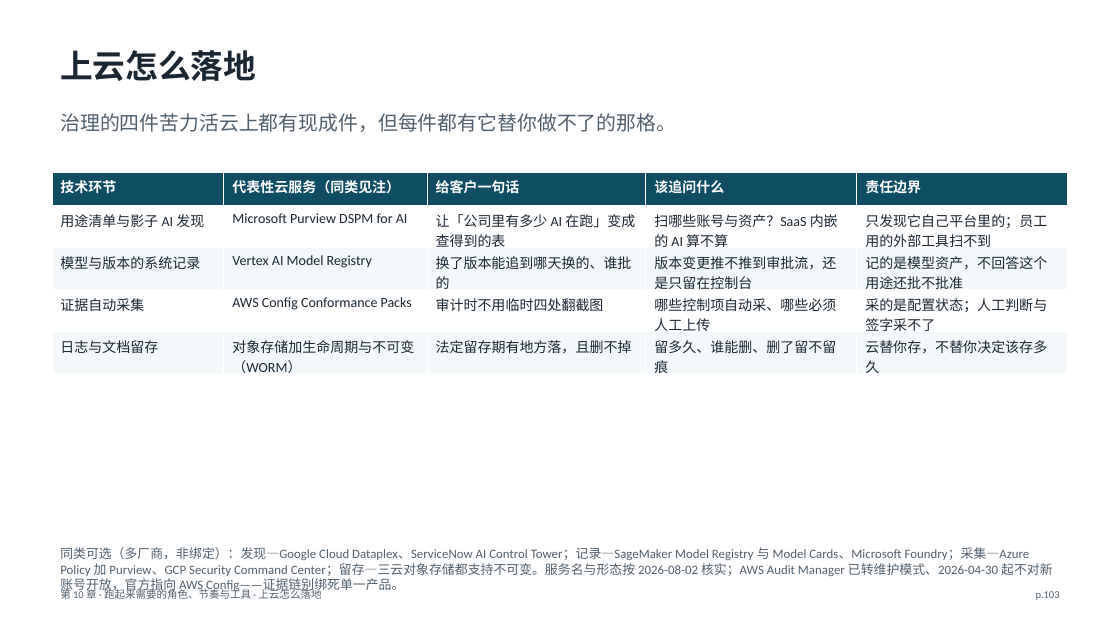
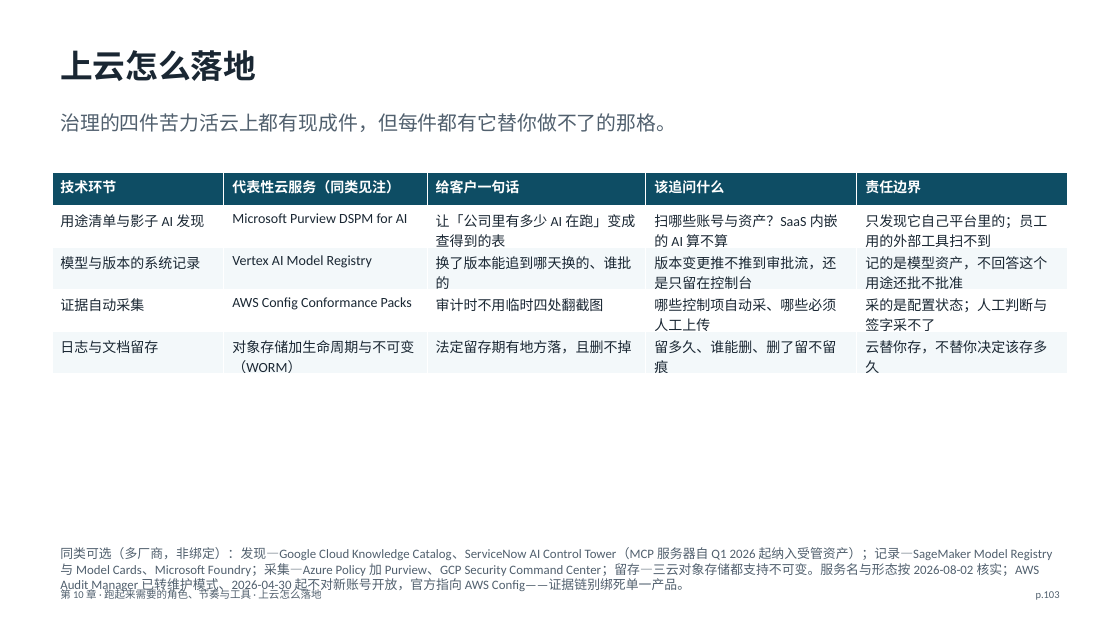
Before and after one commit to jasonlijiaxiang/ai-knowledge-base, a slide deck: slide 103 of PPT-version/AI-Governance/AI-Governance-讲义.pptx. Drawn at 1120x630 pixels with LibreOffice and Linux fonts; fonts in the diff are those of the drawing. Boxes give left, top, right and bottom in pixels: in the first picture for what was removed or moved away, otherwise in the second. Text is boxed around its words. In the diff, an @@ line names an element or a change of style, - is before the commit and + after.

```diff
--- a/PPT-version/AI-Governance/AI-Governance-讲义.pptx
+++ b/PPT-version/AI-Governance/AI-Governance-讲义.pptx
@@ text at box(60, 547, 1053, 594): text changed @@
-同类可选（多厂商，非绑定）：发现—Google Cloud Dataplex、ServiceNow AI Control Tower；记录—SageMaker Model Registry 与 Model Cards、Microsoft Foundry；采集—Azure Policy 加 Purview、GCP Security Command Center；留存—三云对象存储都支持不可变。服务名与形态按 2026-08-02 核实；AWS Audit Manager 已转维护模式、2026-04-30 起不对新账号开放，官方指向 AWS Config——证据链别绑死单一产品。
+同类可选（多厂商，非绑定）：发现—Google Cloud Knowledge Catalog、ServiceNow AI Control Tower（MCP 服务器自 Q1 2026 起纳入受管资产）；记录—SageMaker Model Registry 与 Model Cards、Microsoft Foundry；采集—Azure Policy 加 Purview、GCP Security Command Center；留存—三云对象存储都支持不可变。服务名与形态按 2026-08-02 核实；AWS Audit Manager 已转维护模式、2026-04-30 起不对新账号开放，官方指向 AWS Config——证据链别绑死单一产品。
```
Also in this commit, not shown: 1 other slide changed, 55 other files.
